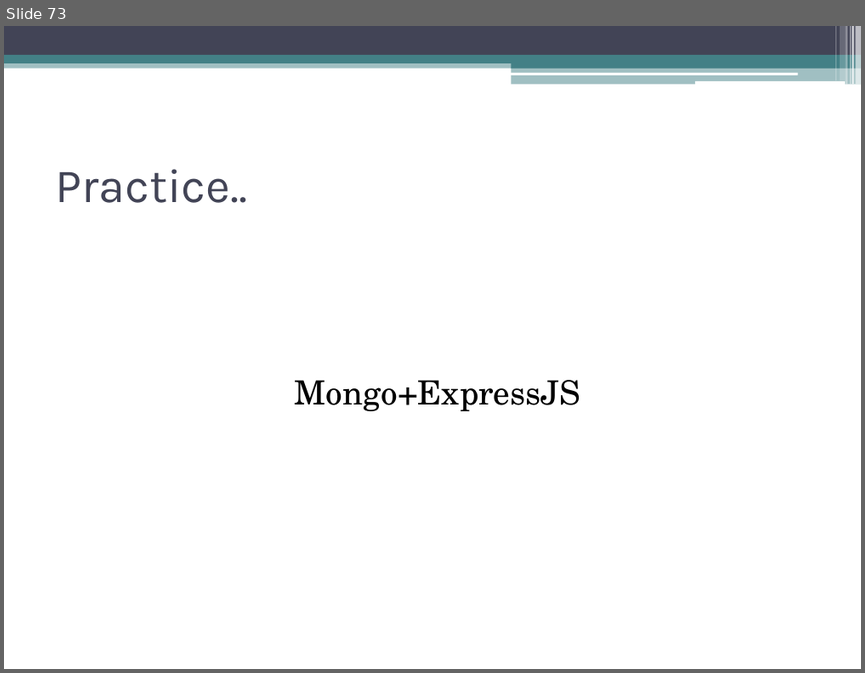
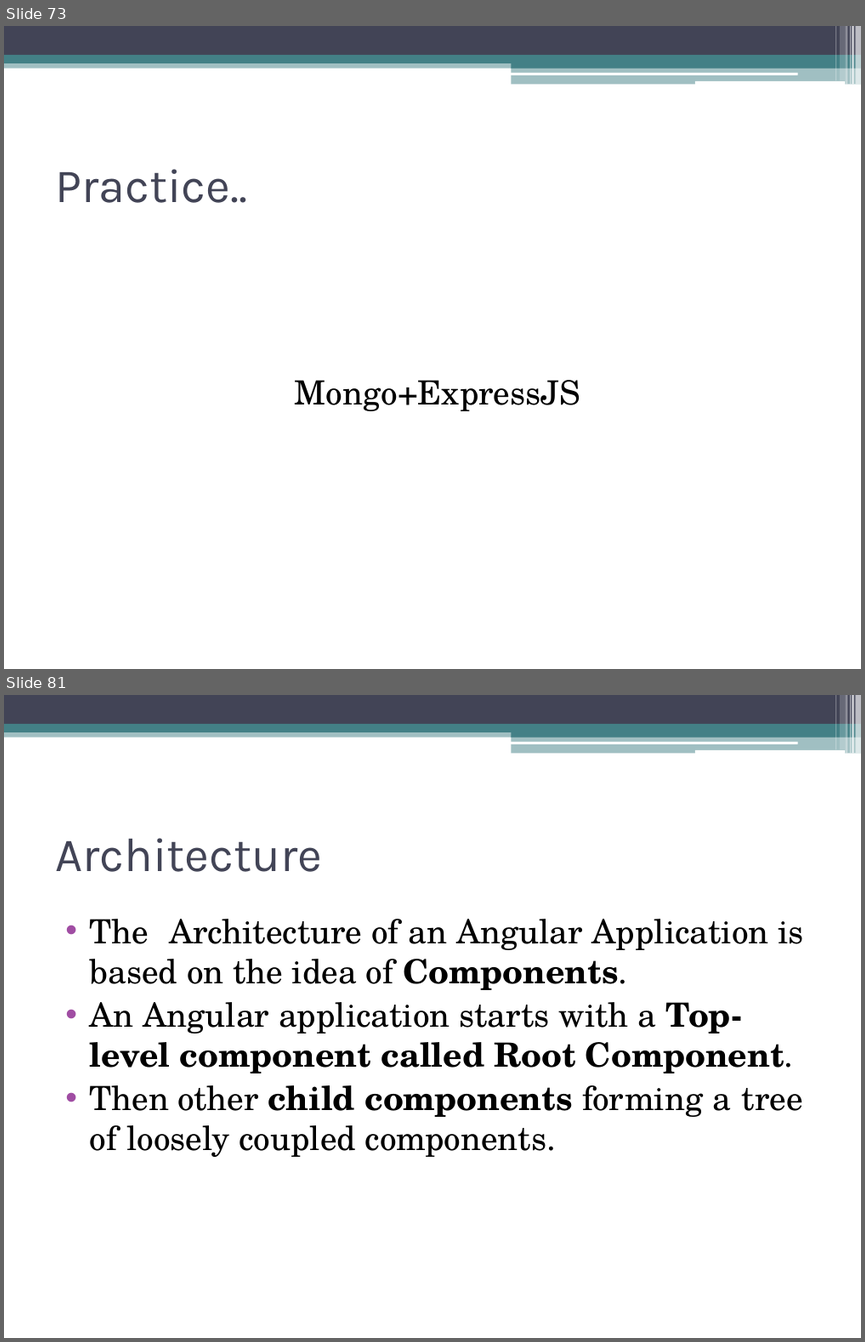
Before and after one commit to akjkhatri/mean_stack, a slide deck: MEAN Stack Workshop.pptx. Shown one above the other, each under a label of ours: slide 73 before the commit, slides 73 and 81 after it; the slides between them are not shown. The pictures are 865x673 and 865x1342 pixels, drawn with LibreOffice and Linux fonts; fonts in the diff are those of the drawing. Boxes give left, top, right and bottom in pixels: in the first picture for what was removed or moved away, otherwise in the second. Text is boxed around its words. In the diff, an @@ line names an element or a change of style, - is before the commit and + after.

Commit message:
updated with angular

```diff
--- a/MEAN Stack Workshop.pptx
+++ b/MEAN Stack Workshop.pptx
@@ slide 81 added at (x1=4, y1=695, x2=861, y2=1338), background #FFFFFF; not listed: 13 template elements that a slide beside it also shows @@
@@ title added at (x1=55, y1=838, x2=322, y2=872), 40 pt, text #424456 @@
+Architecture
@@ text added at (x1=90, y1=919, x2=805, y2=1157), 28 pt, text #000000 @@
+• The Architecture of an Angular Application is based on the idea of Components.
+• An Angular application starts with a Top-level component called Root Component.
+• Then other child components forming a tree of loosely coupled components.
```
Also in this commit, not shown: 29 other slides added.
